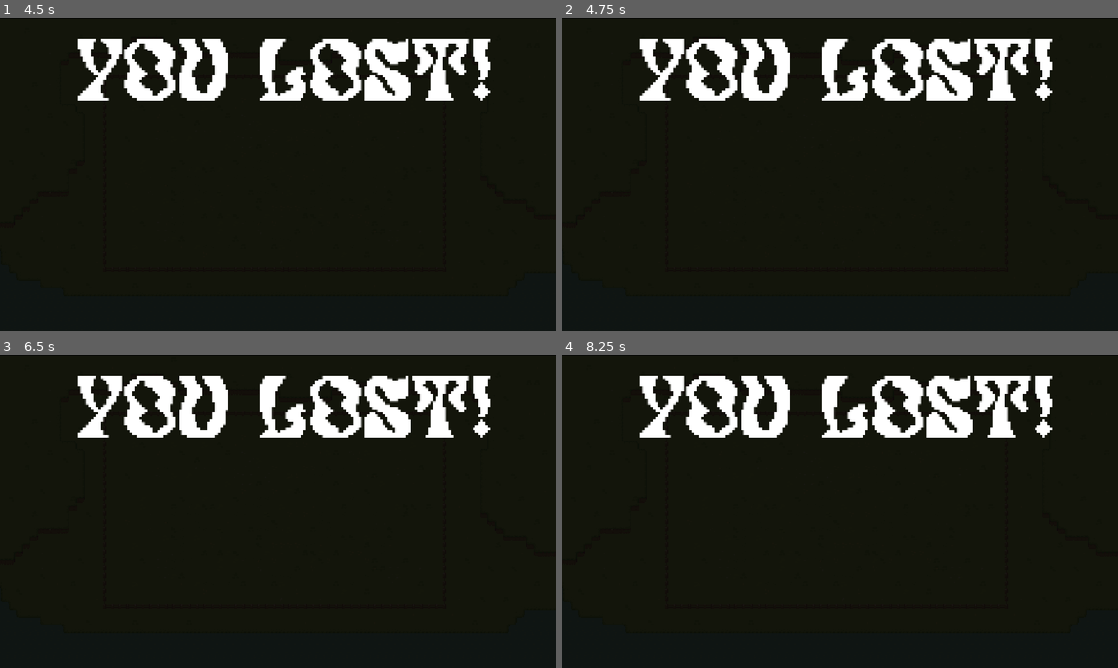
Above: before the commit, frames 1-4 (two rows, left to right).
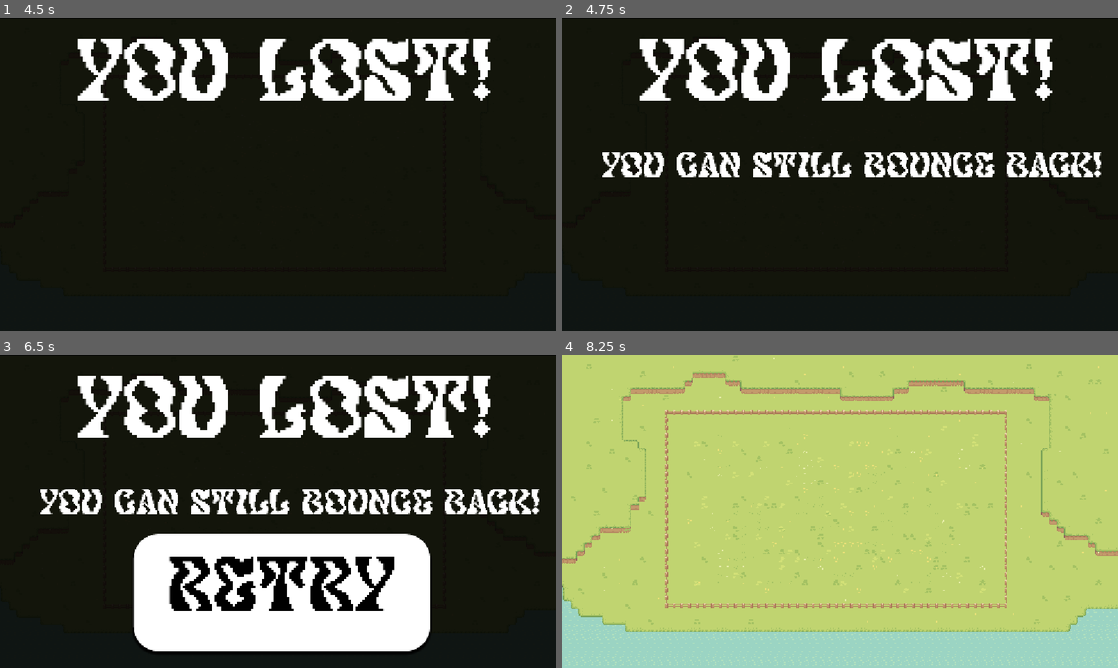
Above: after the commit, the same moments.

Repository: NNKD-Kevin/haven-project
Game: Godot game, scene res://scenes/Defeat.tscn
The game is run twice, just before and just after one commit, with the same random seed, the same clock (stepped at 60 frames per second) and the same inputs. This scene is started directly instead of the project's main scene.
Inputs (mouse positions are in pixels of both pictures, inside the frame that each line leads up to):
- Up to frame 1 (4.5 s): tap Enter at 0.5 s; move the mouse to (400, 158) at 0.52 s; hold Right 0.53-1.28 s; tap Space (start) at 0.6, 1.35, 2.3, 3.05, 3.5, 3.6, 4.25, 4.35 s; click (400, 158) at 0.67 s; move the mouse to (166, 190) at 1.27 s; hold Down 1.28-2.03 s; move the mouse to (333, 105) at 2.02 s; hold Right 2.03-2.78 s; tap Alt at 2.1 s; move the mouse to (250, 237) at 2.77 s; hold Q (speedup) 2.78-3.53 s; tap Shift at 2.85 s; click (250, 237) at 2.92 s; move the mouse to (444, 221) at 3.52 s; hold Left from 3.53 s (still down); move the mouse to (111, 127) at 4.27 s
- Up to frame 2 (4.75 s): keep holding Left
- Up to frame 3 (6.5 s): tap Space (start) at 5, 5.3, 5.75, 6.05 s; move the mouse to (305, 511) at 5.02 s; release Left at 5.03 s; hold Down 5.03-5.78 s; tap Alt at 5.1 s; click (305, 511) at 5.17 s; move the mouse to (194, 433) at 5.77 s; hold Right from 5.78 s (still down); tap Shift at 5.85 s
- Up to frame 4 (8.25 s): release Right at 6.5 s; click (845, 592) at 6.5 s, where only the run after the commit has a clickable "Retry"; click (840, 489) at 7.25 s, where only the run after the commit has a clickable "START GAME"; click (684, 533) at 8.02 s

Frame 1 is identical in both runs. In frame 2, 3.9% of the frame differs, in the area x 7-97%, y 42-51%; in frame 3, 20%; in frame 4, 100%, in the area x 0-100%, y 0-100%.

Commit message:
Defeat Scene Enhance

Diff:
--- a/haven-game/scenes/Defeat.tscn
+++ b/haven-game/scenes/Defeat.tscn
@@ -6,6 +6,36 @@
 
 [sub_resource type="StyleBoxTexture" id="StyleBoxTexture_jphpq"]
 texture = ExtResource("2_ije3m")
+
+[sub_resource type="StyleBoxFlat" id="StyleBoxFlat_ejki1"]
+bg_color = Color(1, 1, 1, 1)
+corner_radius_top_left = 50
+corner_radius_top_right = 50
+corner_radius_bottom_right = 50
+corner_radius_bottom_left = 50
+shadow_color = Color(0, 0, 0, 1)
+shadow_size = 5
+shadow_offset = Vector2(0, 5)
+
+[sub_resource type="StyleBoxFlat" id="StyleBoxFlat_ortuk"]
+bg_color = Color(0.11764706, 0.11764706, 0.11764706, 1)
+corner_radius_top_left = 50
+corner_radius_top_right = 50
+corner_radius_bottom_right = 50
+corner_radius_bottom_left = 50
+shadow_color = Color(0, 0, 0, 1)
+shadow_size = 5
+shadow_offset = Vector2(0, 5)
+
+[sub_resource type="StyleBoxFlat" id="StyleBoxFlat_ije3m"]
+bg_color = Color(0.32941177, 0.32941177, 0.32941177, 1)
+corner_radius_top_left = 50
+corner_radius_top_right = 50
+corner_radius_bottom_right = 50
+corner_radius_bottom_left = 50
+shadow_color = Color(0, 0, 0, 1)
+shadow_size = 5
+shadow_offset = Vector2(0, 5)
 
 [sub_resource type="Animation" id="Animation_wtg6v"]
 length = 0.001
@@ -66,6 +96,29 @@
 offset_bottom = 653.0
 color = Color(0, 0, 0, 0)
 
+[node name="Button" type="Button" parent="." unique_id=620422427]
+offset_left = 277.0
+offset_top = 371.0
+offset_right = 891.0
+offset_bottom = 613.0
+theme_override_colors/font_color = Color(0, 0, 0, 1)
+theme_override_colors/font_focus_color = Color(0, 0, 0, 1)
+theme_override_fonts/font = ExtResource("3_043hq")
+theme_override_font_sizes/font_size = 150
+theme_override_styles/normal = SubResource("StyleBoxFlat_ejki1")
+theme_override_styles/pressed = SubResource("StyleBoxFlat_ortuk")
+theme_override_styles/hover = SubResource("StyleBoxFlat_ije3m")
+text = "Retry"
+
+[node name="Label2" type="Label" parent="." unique_id=1748277485]
+offset_left = 82.0
+offset_top = 277.0
+offset_right = 1119.0
+offset_bottom = 348.0
+theme_override_fonts/font = ExtResource("3_043hq")
+theme_override_font_sizes/font_size = 70
+text = "You can still bounce back!"
+
 [node name="AnimationPlayer" type="AnimationPlayer" parent="." unique_id=1954653155]
 libraries/ = SubResource("AnimationLibrary_fsboe")
 
@@ -81,4 +134,13 @@
 [node name="Timer" type="Timer" parent="." unique_id=1439335699]
 wait_time = 4.0
 
+[node name="Timer2" type="Timer" parent="." unique_id=1013189105]
+wait_time = 2.0
+
+[node name="Timer3" type="Timer" parent="." unique_id=549344897]
+wait_time = 2.0
+
+[connection signal="pressed" from="Button" to="." method="_on_button_pressed"]
 [connection signal="timeout" from="Timer" to="." method="_on_timer_timeout"]
+[connection signal="timeout" from="Timer2" to="." method="_on_timer_2_timeout"]
+[connection signal="timeout" from="Timer3" to="." method="_on_timer_3_timeout"]
--- a/haven-game/script/defeat.gd
+++ b/haven-game/script/defeat.gd
@@ -2,14 +2,34 @@
 @onready var timer_die: Timer = $Timer
 @onready var animation_player: AnimationPlayer = $AnimationPlayer
 @onready var defeated: Label = $Label
+@onready var timer_bounce: Timer = $Timer2
+@onready var bounce: Label = $Label2
+@onready var timer_retry: Timer = $Timer3
+@onready var button: Button = $Button
 
 
 # Called when the node enters the scene tree for the first time.
 func _ready() -> void:
+	bounce.visible = false
 	defeated.visible = false
+	button.visible = false
 	timer_die.start()
 	animation_player.play("darken")
 
 
 func _on_timer_timeout() -> void:
 	defeated.visible = true
+	timer_bounce.start()
+
+
+func _on_timer_2_timeout() -> void:
+	bounce.visible = true
+	timer_retry.start()
+
+func _on_timer_3_timeout() -> void:
+	button.visible = true
+
+func _on_button_pressed() -> void:
+	get_tree().change_scene_to_file("res://scenes/main_menu.tscn")
+	Global.animals=[]
+	Global.level=1
